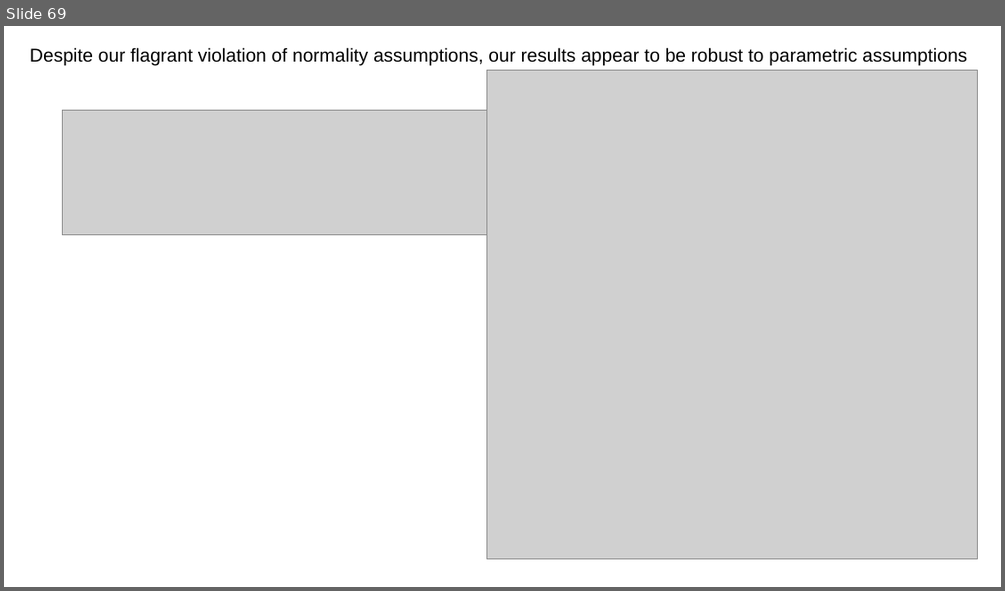
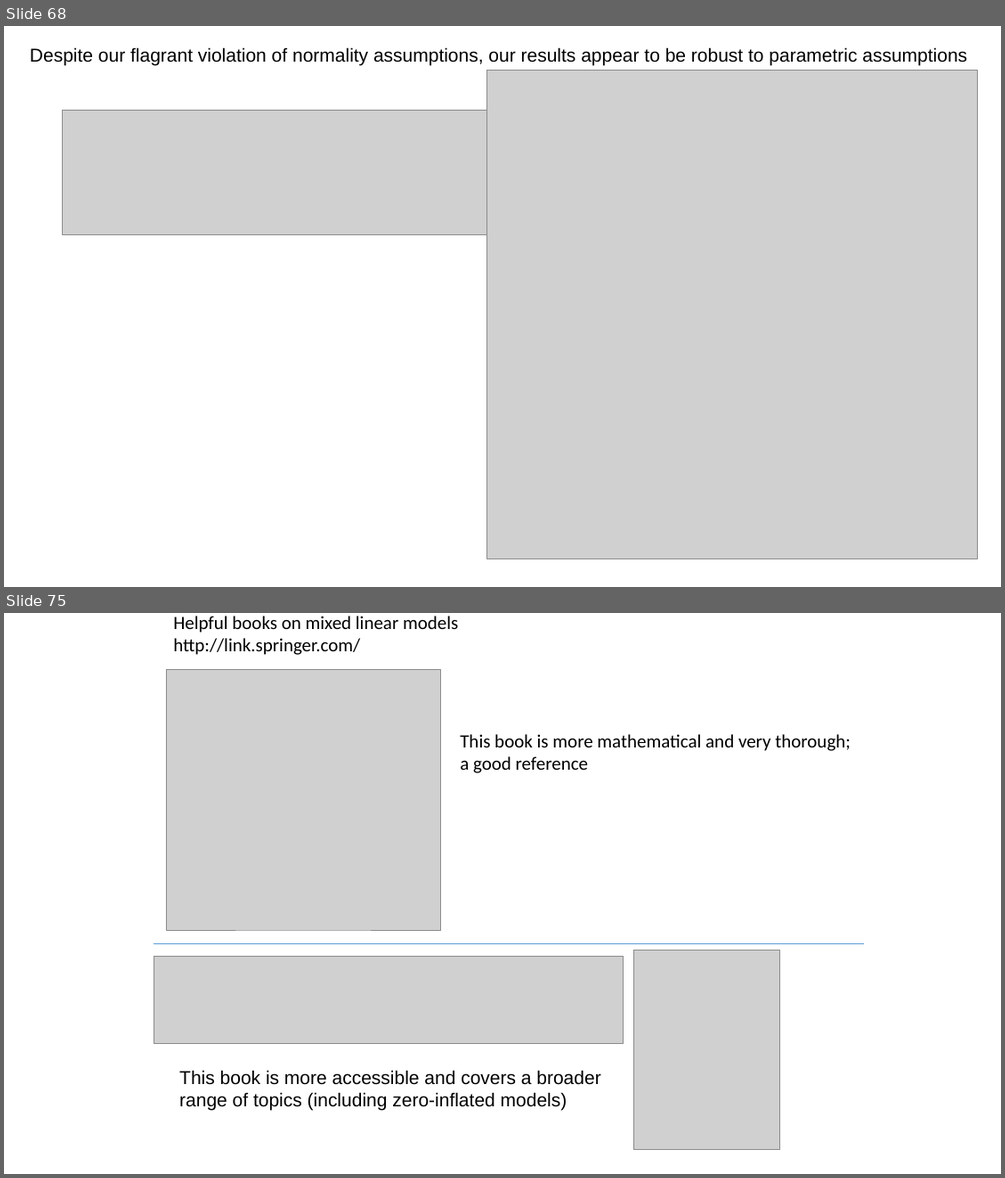
Before and after one commit to afodor/afodor.github.io, a slide deck: classes/ChapelHill2016/ChapelHillWorkshop_Fodor.pptx. Shown one above the other, each under a label of ours: slide 69 before the commit, slides 68 and 75 after it; the slides between them are not shown. The pictures are 1005x591 and 1005x1178 pixels, drawn with LibreOffice and Linux fonts; fonts in the diff are those of the drawing; grey boxes stand for pictures. Boxes give left, top, right and bottom in pixels: in the first picture for what was removed or moved away, otherwise in the second. Text is boxed around its words. In the diff, an @@ line names an element or a change of style, - is before the commit and + after.

Commit message:
add references to text books...

```diff
--- a/classes/ChapelHill2016/ChapelHillWorkshop_Fodor.pptx
+++ b/classes/ChapelHill2016/ChapelHillWorkshop_Fodor.pptx
@@ slide 75 added at bbox=[4, 613, 1001, 1174], background #FFFFFF @@
@@ text added at bbox=[173, 616, 458, 655], 18 pt, text #000000 @@
+Helpful books on mixed linear models
+http://link.springer.com/
@@ picture added at bbox=[166, 669, 441, 930] @@
@@ text added at bbox=[460, 734, 850, 773], 18 pt, text #000000 @@
+This book is more mathematical and very thorough;
+a good reference
@@ line added from (154, 943) to (864, 943), #5B9BD5 0.5 pt @@
@@ picture added at bbox=[154, 956, 623, 1044] @@
@@ picture added at bbox=[633, 949, 780, 1149] @@
@@ text added at bbox=[179, 1070, 600, 1110], 18 pt, text #000000 @@
+This book is more accessible and covers a broader
+range of topics (including zero-inflated models)
@@ what was slide 69 is now slide 68 @@
```
Also in this commit, not shown: 1 slide changed, 16 other slides added, 1 slide removed.
